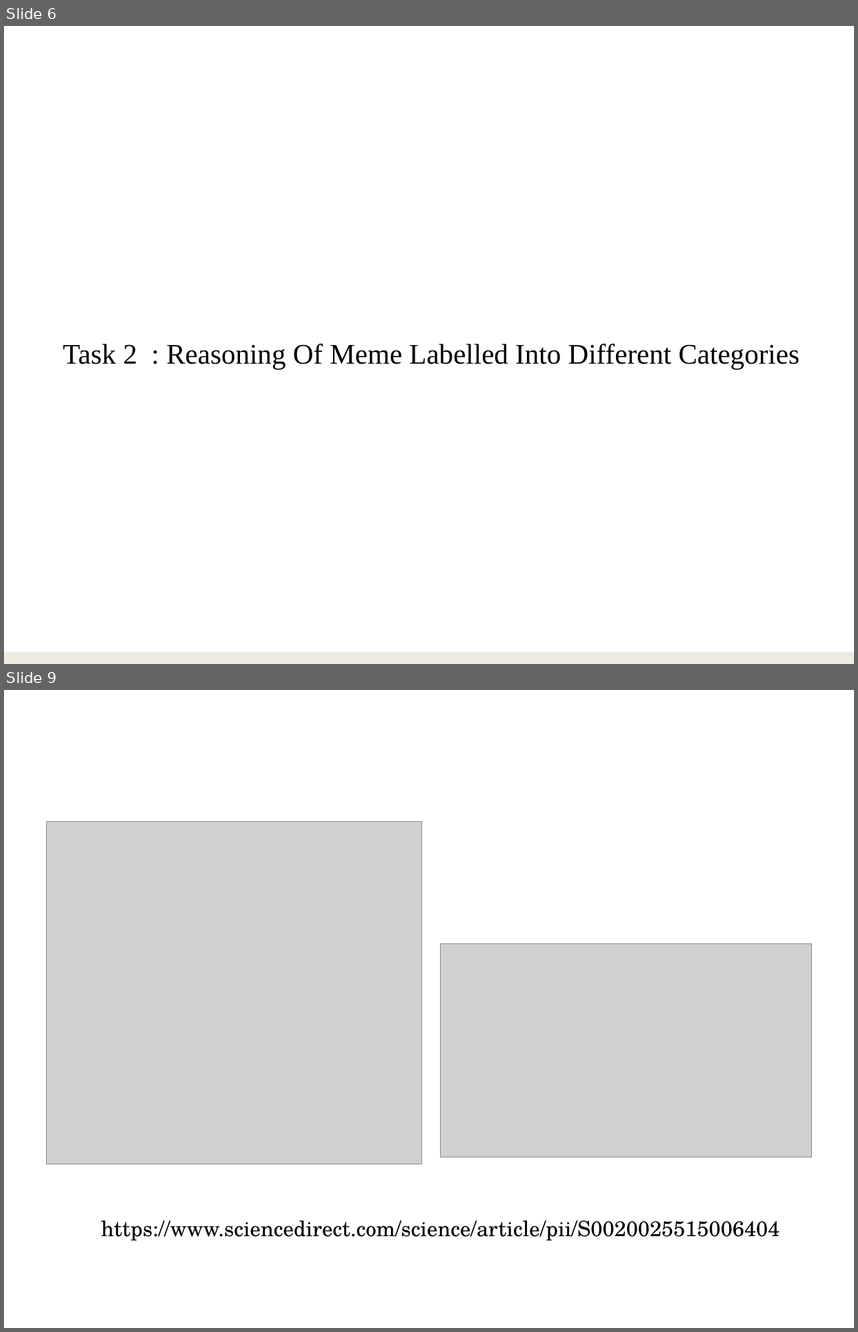
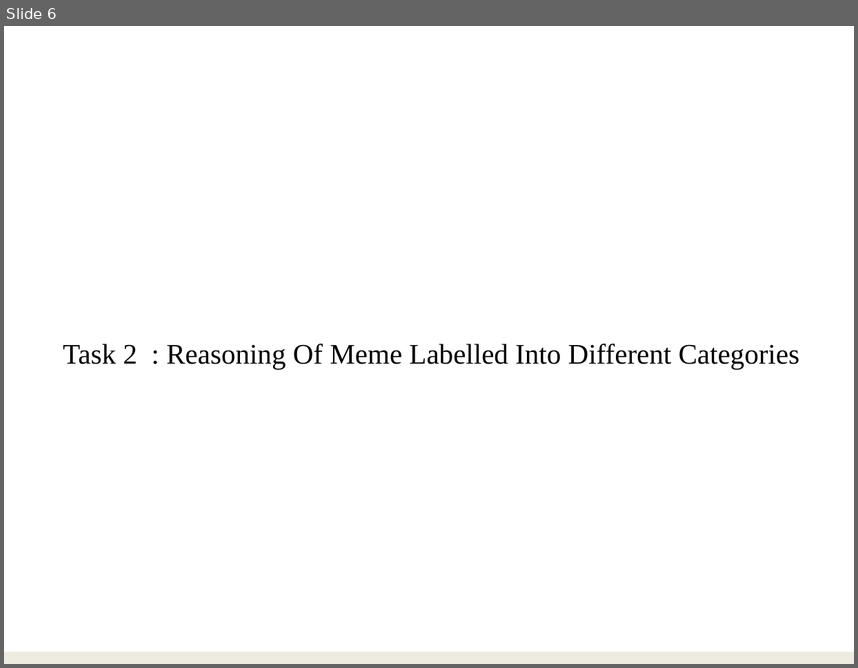
Before and after one commit to VarunBohara/Mini-Project-Documents, a slide deck: Literature survey 3.pptx. Shown one above the other, each under a label of ours: slides 6 and 9 before the commit, slide 6 after it; the slides between them are not shown. The pictures are 858x1332 and 858x668 pixels, drawn with LibreOffice and Linux fonts; fonts in the diff are those of the drawing; grey boxes stand for pictures. Boxes give left, top, right and bottom in pixels: in the first picture for what was removed or moved away, otherwise in the second. Text is boxed around its words. In the diff, an @@ line names an element or a change of style, - is before the commit and + after.

```diff
--- a/Literature survey 3.pptx
+++ b/Literature survey 3.pptx
@@ slide 9 removed at <box>4,690,854,1328</box>, background #FFFFFF @@
@@ picture removed at <box>47,822,422,1164</box> @@
@@ picture removed at <box>440,944,811,1158</box> @@
@@ text removed at <box>101,1220,780,1241</box> @@
-https://www.sciencedirect.com/science/article/pii/S0020025515006404
```
Also in this commit, not shown: 2 other slides removed.
